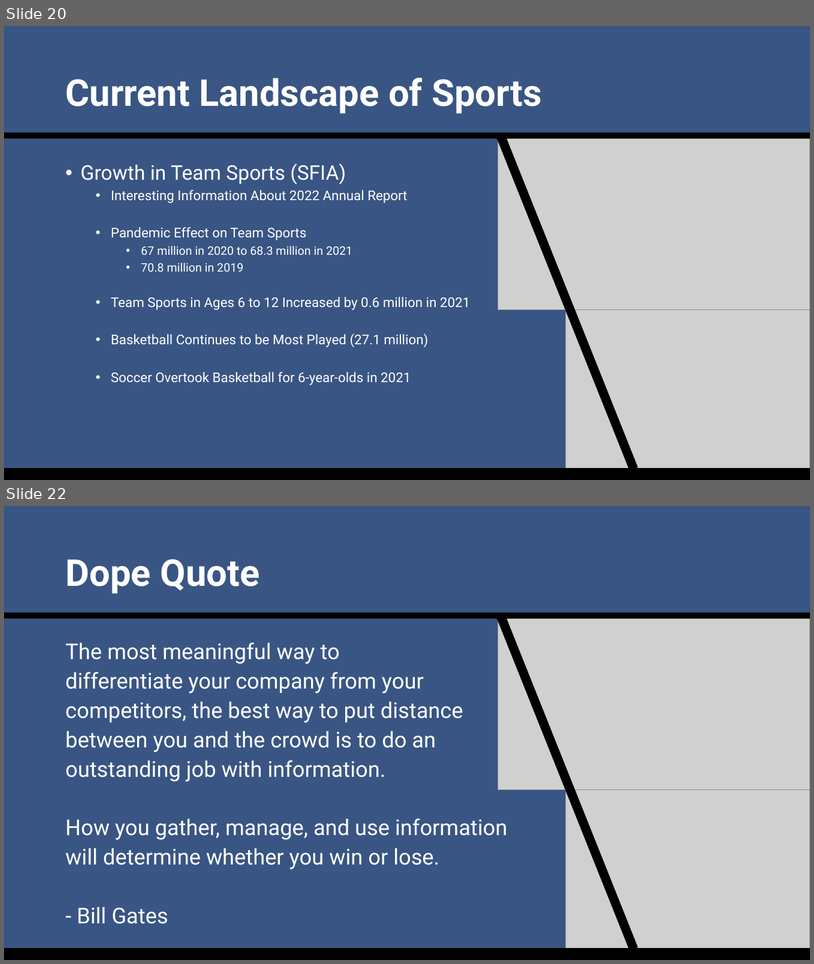
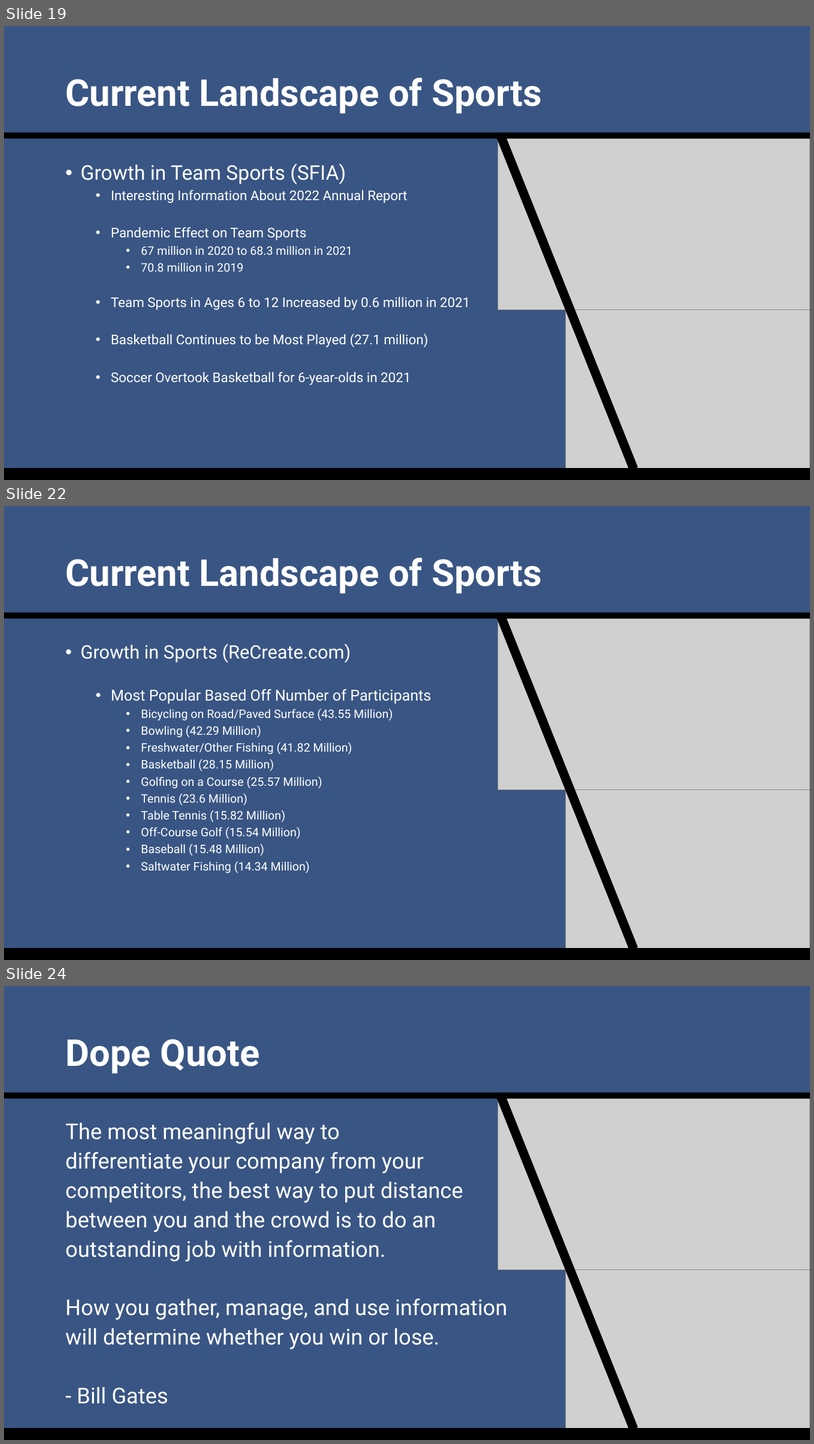
Before and after one commit to SuperMarioGiacomazzo/STOR538_WEBSITE, a slide deck: Slides/Sports Analytics 1/Sports_Analytics_1_Lecture.pptx. Shown one above the other, each under a label of ours: slides 20 and 22 before the commit, slides 19, 22 and 24 after it; the slides between them are not shown. The pictures are 814x964 and 814x1444 pixels, drawn with LibreOffice and Linux fonts; fonts in the diff are those of the drawing; grey boxes stand for pictures. Boxes give left, top, right and bottom in pixels: in the first picture for what was removed or moved away, otherwise in the second. Text is boxed around its words. In the diff, an @@ line names an element or a change of style, - is before the commit and + after.

```diff
--- a/Slides/Sports Analytics 1/Sports_Analytics_1_Lecture.pptx
+++ b/Slides/Sports Analytics 1/Sports_Analytics_1_Lecture.pptx
@@ slide 22 added at [4, 506, 810, 960], background #395583 @@
@@ title added at [65, 558, 542, 594], 44 pt, text #FFFFFF, bold @@
+Current Landscape of Sports
@@ rectangle added at [4, 612, 810, 619], fill #000000 @@
@@ rectangle added at [496, 612, 638, 951], fill #000000 @@
@@ picture added at [498, 619, 810, 790] @@
@@ text added at [81, 643, 431, 873], 14 pt, text #FFFFFF @@
+• Growth in Sports (ReCreate.com)
+  • Most Popular Based Off Number of Participants
+    • Bicycling on Road/Paved Surface (43.55 Million)
+    • Bowling (42.29 Million)
+    • Freshwater/Other Fishing (41.82 Million)
+    • Basketball (28.15 Million)
+    • Golfing on a Course (25.57 Million)
+    • Tennis (23.6 Million)
+    • Table Tennis (15.82 Million)
+    • Off-Course Golf (15.54 Million)
+    • Baseball (15.48 Million)
+    • Saltwater Fishing (14.34 Million)
@@ picture added at [566, 789, 810, 960] @@
@@ rectangle added at [4, 948, 810, 960], fill #000000 @@
@@ what was slide 20 is now slide 19 @@
@@ what was slide 22 is now slide 24 @@
```
Also in this commit, not shown: 13 slides changed, 1 other slide added, 14 other files.
